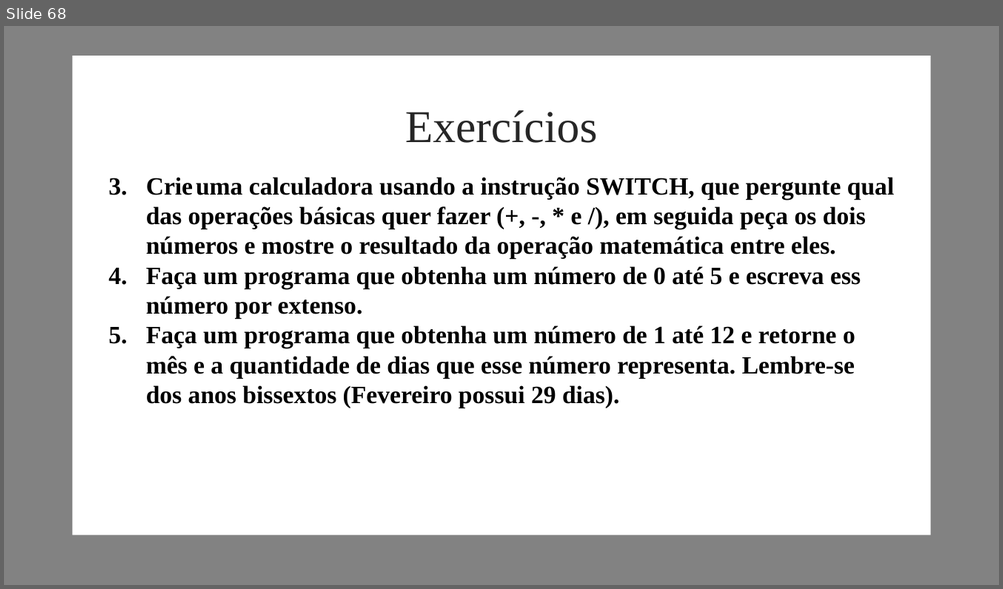
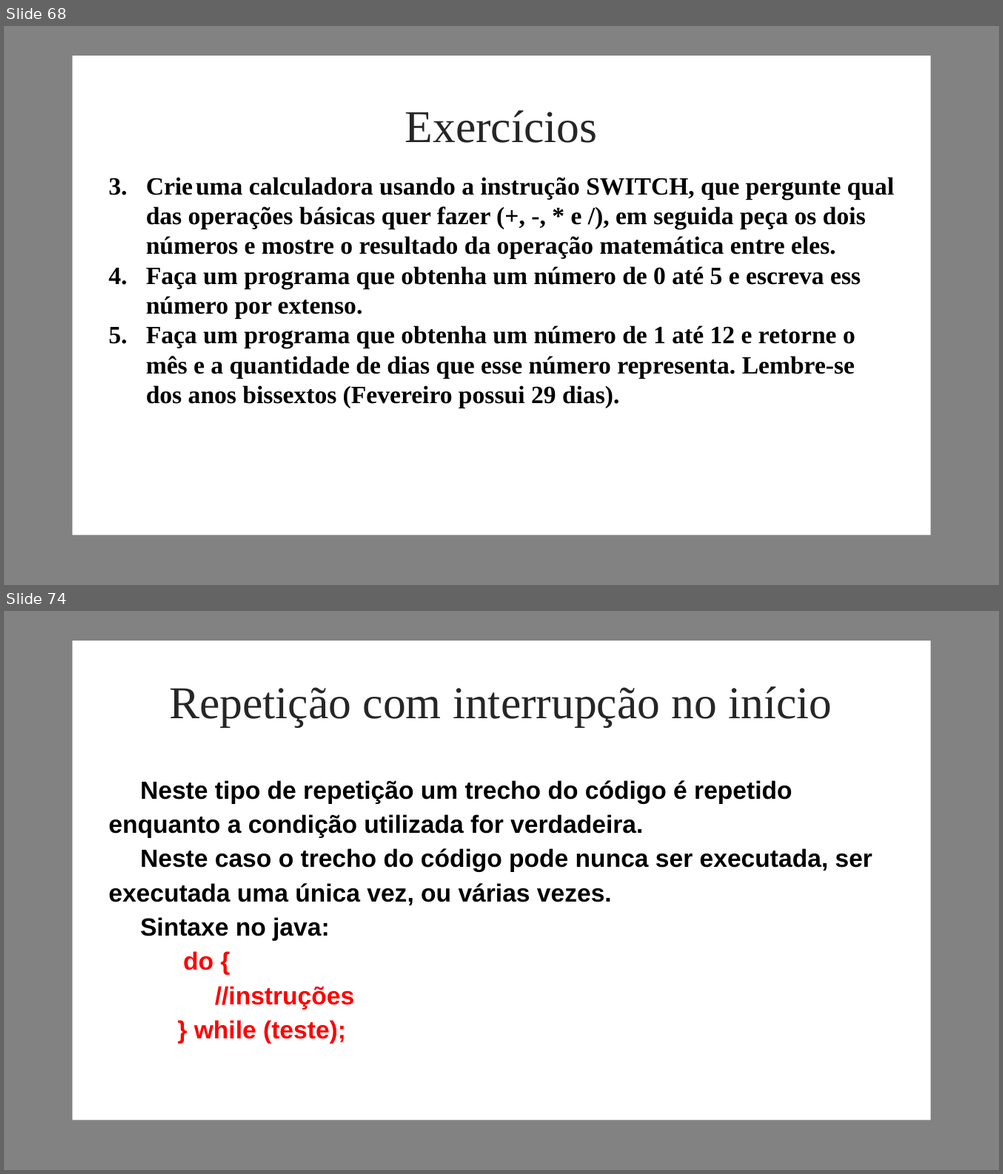
Before and after one commit to grazielags/Turma_1_Carreira_Programador, a slide deck: Graziela/Material/Carreira programador - Módulo 3.pptx. Shown one above the other, each under a label of ours: slide 68 before the commit, slides 68 and 74 after it; the slides between them are not shown. The pictures are 1003x589 and 1003x1174 pixels, drawn with LibreOffice and Linux fonts; fonts in the diff are those of the drawing; background and template pictures are left out. Boxes give left, top, right and bottom in pixels: in the first picture for what was removed or moved away, otherwise in the second. Text is boxed around its words. In the diff, an @@ line names an element or a change of style, - is before the commit and + after.

```diff
--- a/Graziela/Material/Carreira programador - Módulo 3.pptx
+++ b/Graziela/Material/Carreira programador - Módulo 3.pptx
@@ slide 74 added at bbox=[4, 611, 999, 1170], background picture (left out); not listed: 2 template elements that a slide beside it also shows @@
@@ text added at bbox=[169, 686, 832, 727], 44 pt, text #262626 @@
+Repetição com interrupção no início
@@ text added at bbox=[108, 780, 872, 1044], 24 pt, text #000000, bold @@
+Neste tipo de repetição um trecho do código é repetido enquanto a condição utilizada for verdadeira.
+Neste caso o trecho do código pode nunca ser executada, ser executada uma única vez, ou várias vezes.
+Sintaxe no java:
+do {
+//instruções
+} while (teste);
```
Also in this commit, not shown: 1 slide changed, 26 other slides added, 1 other file.
